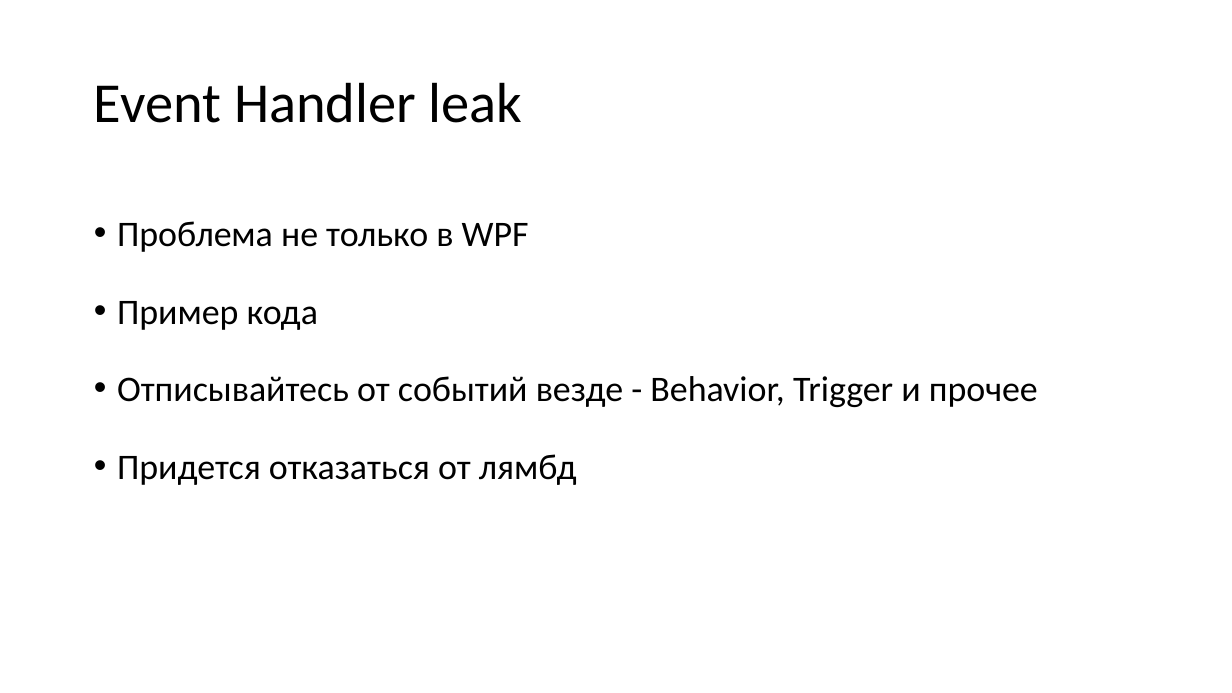
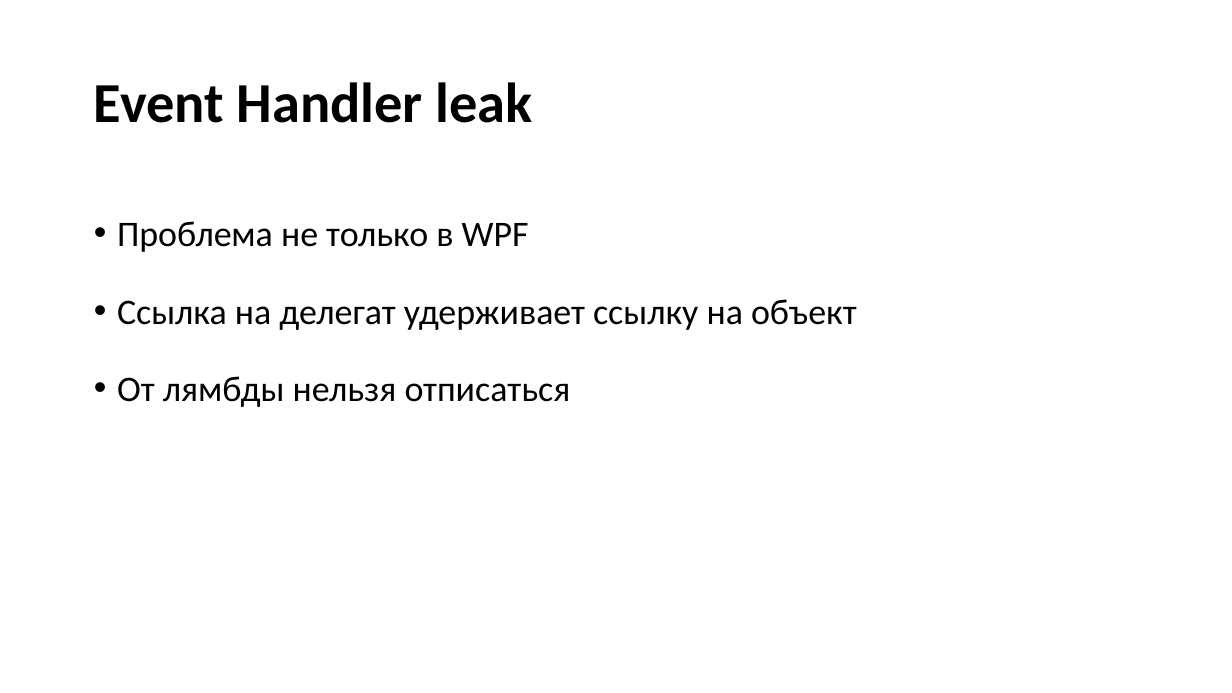
Before and after one commit to Talrandel/MemoryLeak, a slide deck: slide 10 of Утечки памяти.pptx (slide 8 before the commit). Drawn at 1232x693 pixels with LibreOffice and Linux fonts; fonts in the diff are those of the drawing. Boxes give left, top, right and bottom in pixels: in the first picture for what was removed or moved away, otherwise in the second. Text is boxed around its words. In the diff, an @@ line names an element or a change of style, - is before the commit and + after.

```diff
--- a/Утечки памяти.pptx
+++ b/Утечки памяти.pptx
@@ title "Event Handler leak" at box(94, 82, 533, 123): bold on @@
@@ text at box(117, 299, 857, 407): text changed @@
-• Пример кода
-• Отписывайтесь от событий везде - Behavior, Trigger и прочее
-• Придется отказаться от лямбд
+• Ссылка на делегат удерживает ссылку на объект
+• От лямбды нельзя отписаться
```
Also in this commit, not shown: 16 other slides changed, 3 slides added, 1 slide removed.
